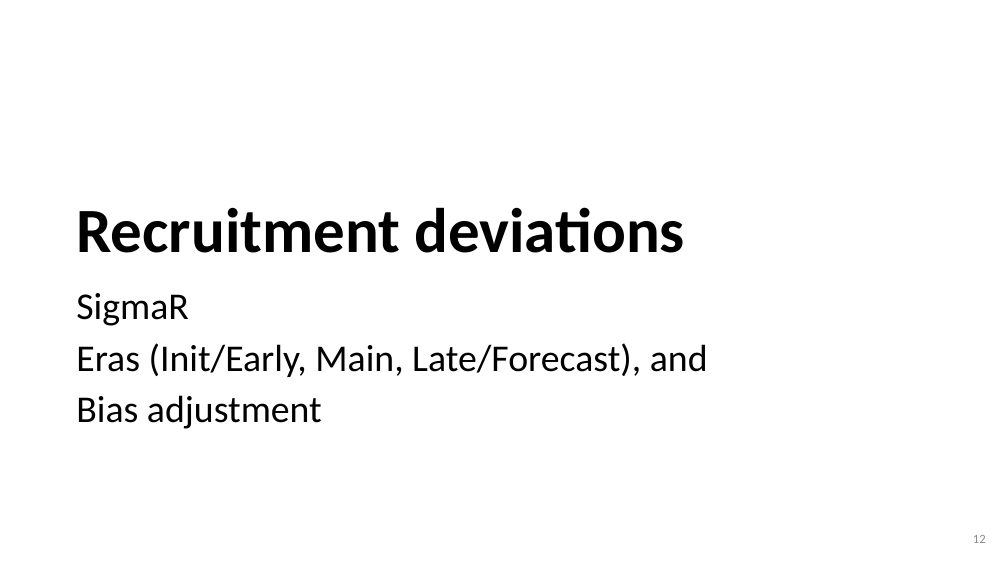
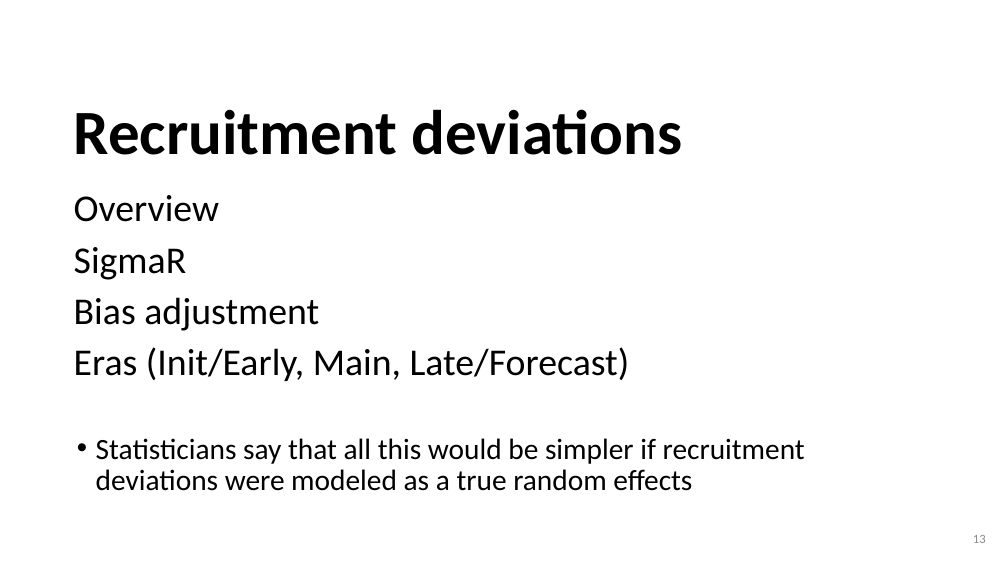
Before and after one commit to iantaylor-NOAA/SSrecruitment, a slide deck: slide 13 of Modeling Recruitment in Stock Synthesis.pptx (slide 12 before the commit). Drawn at 1008x567 pixels with LibreOffice and Linux fonts; fonts in the diff are those of the drawing. Boxes give left, top, right and bottom in pixels: in the first picture for what was removed or moved away, otherwise in the second. Text is boxed around its words. In the diff, an @@ line names an element or a change of style, - is before the commit and + after.

```diff
--- a/Modeling Recruitment in Stock Synthesis.pptx
+++ b/Modeling Recruitment in Stock Synthesis.pptx
@@ title "Recruitment deviations": place and size @@
-title "Recruitment deviations" at box(76, 207, 684, 253)
+title "Recruitment deviations" at box(74, 109, 682, 155)
@@ text "Overview": place and size @@
-text "Overview" at box(76, 293, 708, 429)
+text "Overview" at box(74, 195, 630, 381)
@@ text at box(74, 195, 219, 222): paragraph added @@
+Overview
@@ text at box(74, 347, 630, 381): paragraph added @@
+Eras (Init/Early, Main, Late/Forecast)
@@ text at box(76, 343, 708, 377): paragraph removed @@
-Eras (Init/Early, Main, Late/Forecast), and
@@ text added at box(96, 438, 805, 491), 28 pt, text #000000 @@
+• Statisticians say that all this would be simpler if recruitment deviations were modeled as a true random effects
```
Also in this commit, not shown: 8 other slides changed, 11 slides added, 1 slide removed, 1 other file.
